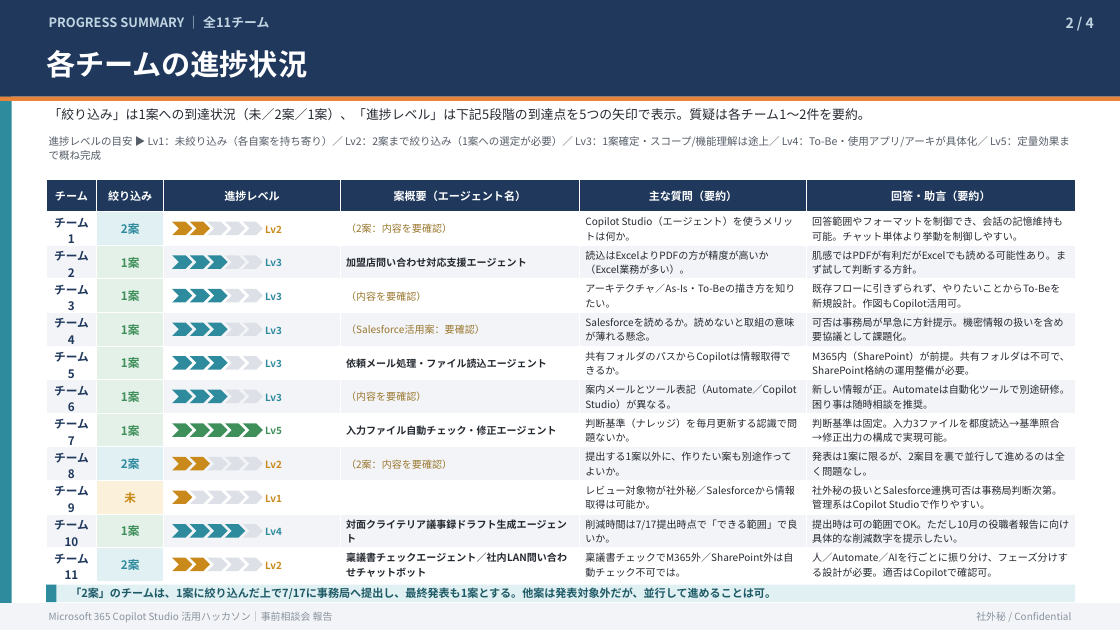
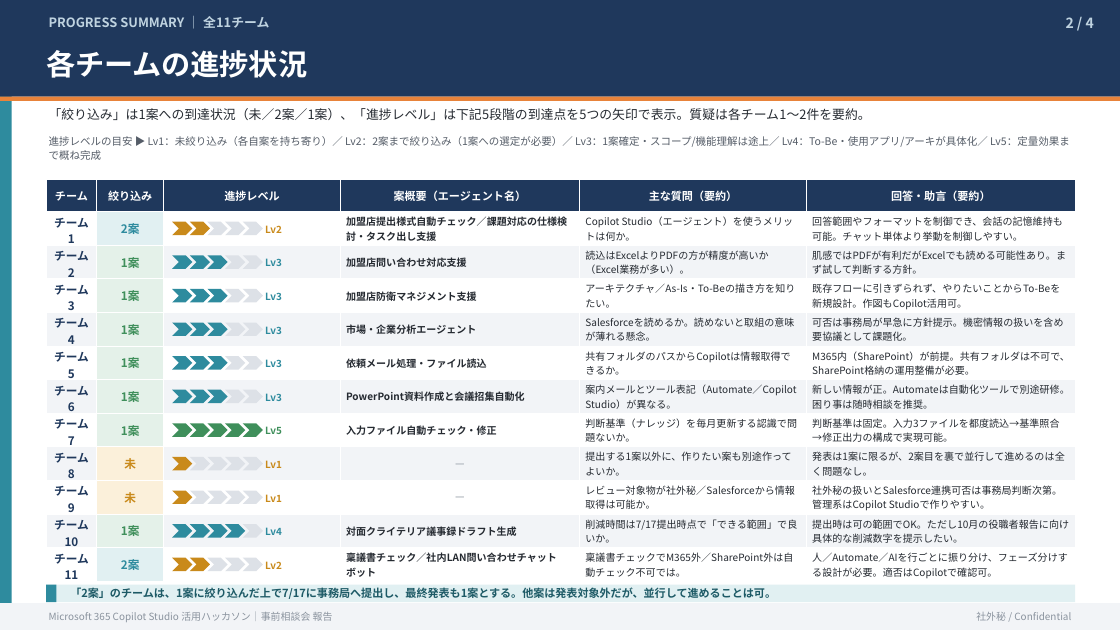
Before and after one commit to takuyanakamura881awc-beep/awc-naka881-repo, a slide deck: slide 2 of reports/CopilotStudio_ハッカソン_事前相談会報告.pptx. Drawn at 1120x630 pixels with LibreOffice and Linux fonts; fonts in the diff are those of the drawing. Boxes give left, top, right and bottom in pixels: in the first picture for what was removed or moved away, otherwise in the second. Text is boxed around its words. In the diff, an @@ line names an element or a change of style, - is before the commit and + after.

```diff
--- a/reports/CopilotStudio_ハッカソン_事前相談会報告.pptx
+++ b/reports/CopilotStudio_ハッカソン_事前相談会報告.pptx
@@ table at [46,180,1075,583] @@
-row 2, column 4: （2案：内容を要確認）
+row 2, column 4: 加盟店提出様式自動チェック／課題対応の仕様検討・タスク出し支援
-row 3, column 4: 加盟店問い合わせ対応支援エージェント
+row 3, column 4: 加盟店問い合わせ対応支援
-row 4, column 4: （内容を要確認）
+row 4, column 4: 加盟店防衛マネジメント支援
-row 5, column 4: （Salesforce活用案：要確認）
+row 5, column 4: 市場・企業分析エージェント
-row 6, column 4: 依頼メール処理・ファイル読込エージェント
+row 6, column 4: 依頼メール処理・ファイル読込
-row 7, column 4: （内容を要確認）
+row 7, column 4: PowerPoint資料作成と会議招集自動化
-row 8, column 4: 入力ファイル自動チェック・修正エージェント
+row 8, column 4: 入力ファイル自動チェック・修正
-row 9, column 2: 2案
+row 9, column 2: 未
-row 9, column 4: （2案：内容を要確認）
+row 9, column 4: ー
-row 10, column 4: 
+row 10, column 4: ー
-row 11, column 4: 対面クライテリア議事録ドラフト生成エージェント
+row 11, column 4: 対面クライテリア議事録ドラフト生成
-row 12, column 4: 稟議書チェックエージェント／社内LAN問い合わせチャットボット
+row 12, column 4: 稟議書チェック／社内LAN問い合わせチャットボット
@@ fill #E1F0F2 to #FBF0DA in row 9, column 2 @@
@@ chevron at [190,457,210,471]: fill #C98A1B to #DDE1E7 @@
```
Also in this commit, not shown: 2 other slides changed, 1 other file.
